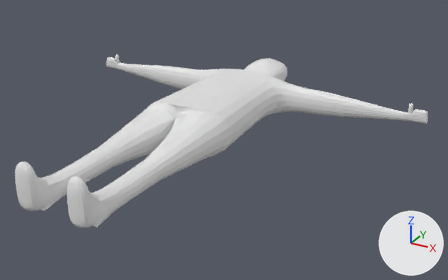
The Blender file Assets/Models/placeholderguy.blend as it was, and as the next commit left it.
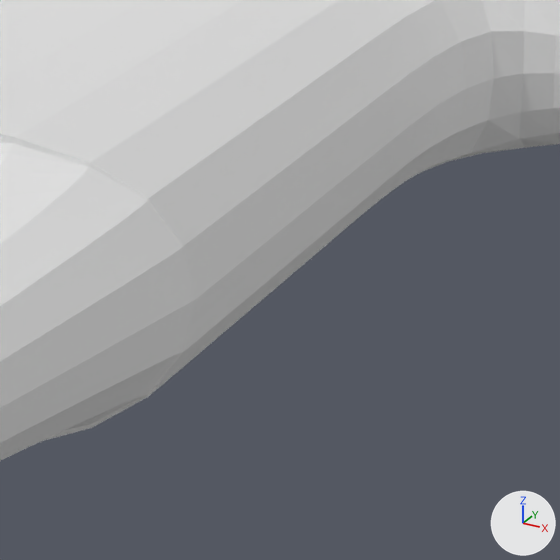
The first picture shows the older version from a 50 mm camera at (3.38, -6.01, 2.58) aimed at (0.36, -0.52, -0.16). The close-ups show the older and then the newer version on the part from 45% to 64% of the width and 32% to 63% of the height of that picture. Only the edits that show in the close-ups are written down. The axes (+X, +Y, +Z) are drawn at lower right. The lights are the same throughout.

The older version as bpy lines, for what is in view:
```python
me_cube = bpy.data.meshes.new('Cube')
me_cube.from_pydata(...)  # 168 vertices, 155 faces; spans x 0.0..4.0, y -11.7..6.6, z -0.4..0.5
me_cube.materials.append(mat_material)  # white #e7e7e7
ob_cube = bpy.data.objects.new('Cube', me_cube)
ob_cube.location = (0.0, 0.0, 0.0)
ob_cube.scale = (0.56, 0.243, 0.87)
_m = ob_cube.modifiers.new('Mirror', 'MIRROR')
_m = ob_cube.modifiers.new('Subdivision', 'SUBSURF')
```
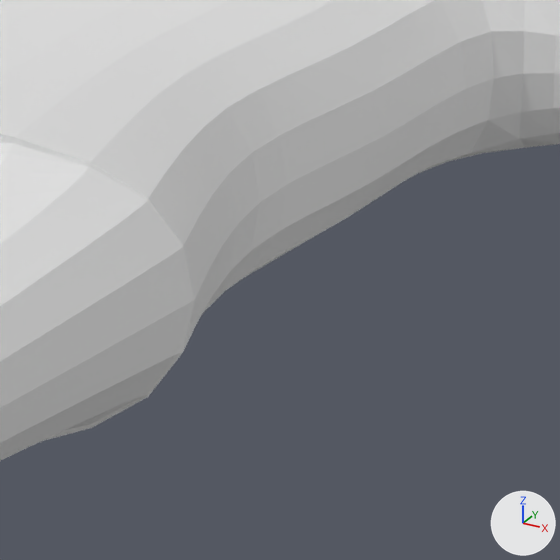
Changed parts and their boxes (x1, y1, x2, y2) in the close-ups (560 x 560 px; the box of a moved part takes in the faces that stretch with it):
part 1 of me_cube, moved or reshaped: before (0, 0, 394, 396); after (0, 0, 383, 352)

Patch to the scene script:
```diff
--- a/Assets/Models/placeholderguy.blend.py
+++ b/Assets/Models/placeholderguy.blend.py
@@ me_cube @@
 me_cube.from_pydata(...)  # 168 vertices, 155 faces; spans x 0.0..4.0, y -11.7..6.6, z -0.4..0.5
 # used by ob_cube; location = (0.0, 0.0, 0.0); scale = (0.56, 0.243, 0.87)
-me_cube.vertices[136].co = (1.0, -1.0, -0.3)
-me_cube.vertices[138].co = (1.0, -1.0, 0.3)
+# me_cube part 1
+me_cube.vertices[136].co = (0.7, -1.0, -0.3)
+me_cube.vertices[138].co = (0.7, -1.0, 0.3)
 me_cube.materials.append(mat_material)
```
